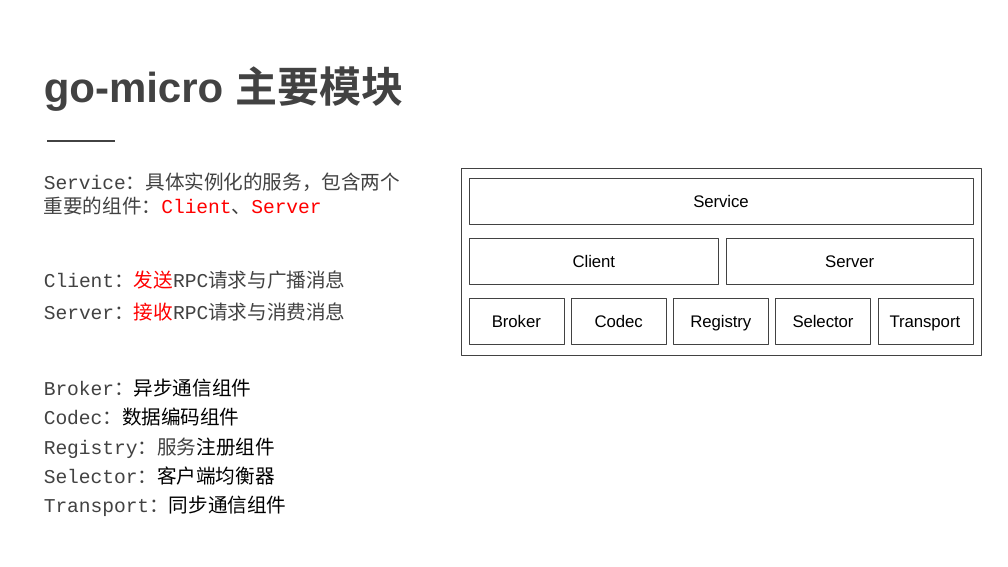
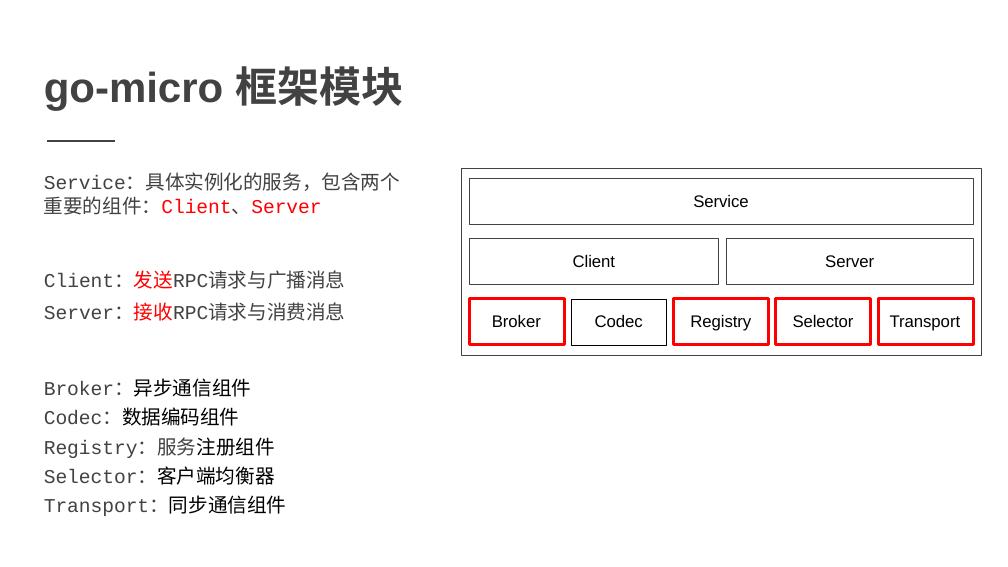
Before and after one commit to printfcoder/stack-rpc-tutorials, a slide deck: slide 8 of others/share/learning-go/【第一期】Go-Micro框架设计.pptx. Drawn at 1008x567 pixels with LibreOffice and Linux fonts; fonts in the diff are those of the drawing. Boxes give left, top, right and bottom in pixels: in the first picture for what was removed or moved away, otherwise in the second. Text is boxed around its words. In the diff, an @@ line names an element or a change of style, - is before the commit and + after.

```diff
--- a/others/share/learning-go/【第一期】Go-Micro框架设计.pptx
+++ b/others/share/learning-go/【第一期】Go-Micro框架设计.pptx
@@ title at (44, 66, 403, 110): text changed @@
-go-micro 主要模块
+go-micro 框架模块
@@ outline #424242 0.75 pt to #FF0000 2.25 pt in 4 elements at (878, 299, 973, 346), (776, 299, 871, 346), (673, 299, 768, 346), (469, 299, 563, 346) @@
@@ rectangle "Codec" at (572, 299, 666, 346): outline #424242 0.75 pt to #000000 0.25 pt @@
```
Also in this commit, not shown: 5 other slides changed, 3 slides added, 9 slides removed.
